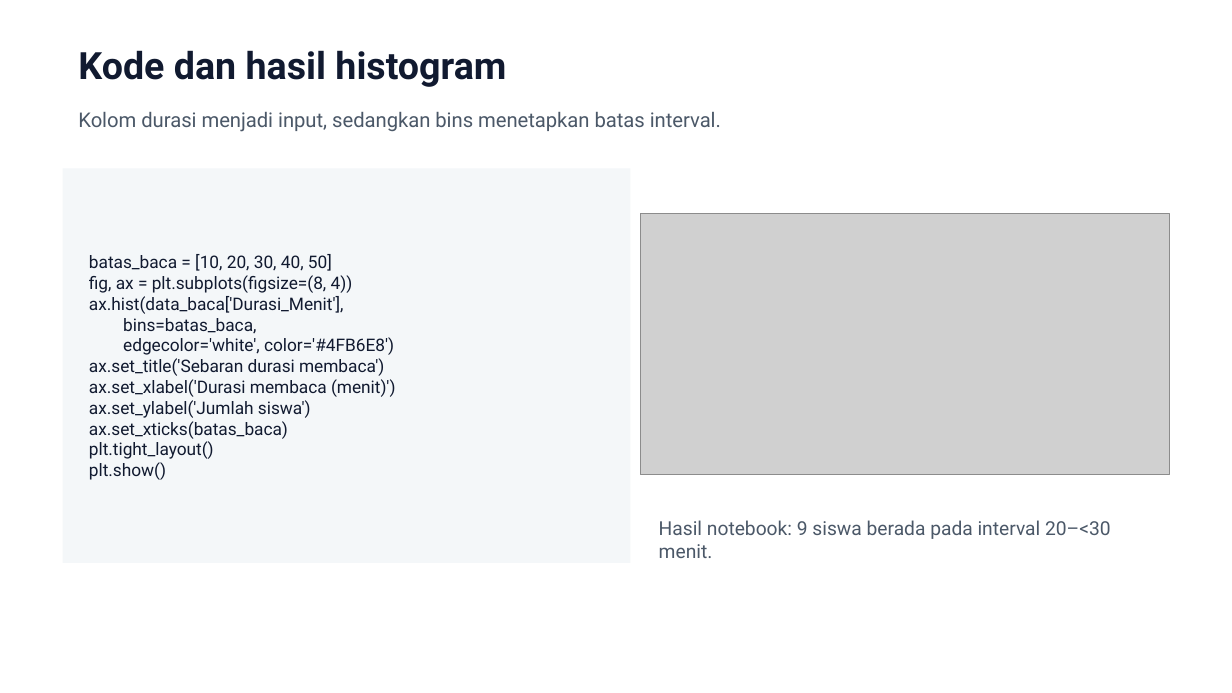
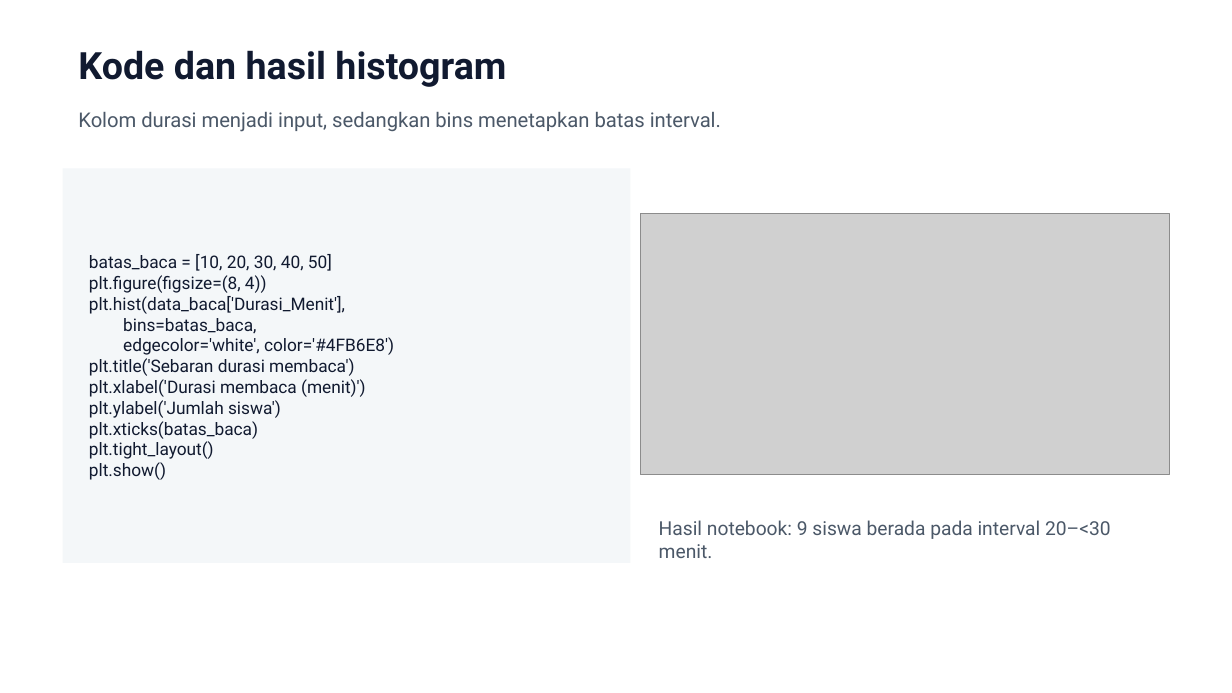
Before and after one commit to daf2a/course, a slide deck: slide 6 of level-03/04-histogram-dan-box-plot/slide/Histogram_dan_Box_Plot_final.pptx. Drawn at 1232x693 pixels with LibreOffice and Linux fonts; fonts in the diff are those of the drawing; grey boxes stand for pictures. Boxes give left, top, right and bottom in pixels: in the first picture for what was removed or moved away, otherwise in the second. Text is boxed around its words. In the diff, an @@ line names an element or a change of style, - is before the commit and + after.

```diff
--- a/level-03/04-histogram-dan-box-plot/slide/Histogram_dan_Box_Plot_final.pptx
+++ b/level-03/04-histogram-dan-box-plot/slide/Histogram_dan_Box_Plot_final.pptx
@@ text at (89, 275, 345, 314): text changed @@
-fig, ax = plt.subplots(figsize=(8, 4))
-ax.hist(data_baca['Durasi_Menit'],
+plt.figure(figsize=(8, 4))
+plt.hist(data_baca['Durasi_Menit'],
@@ text at (89, 358, 366, 439): text changed @@
-ax.set_title('Sebaran durasi membaca')
-ax.set_xlabel('Durasi membaca (menit)')
-ax.set_ylabel('Jumlah siswa')
-ax.set_xticks(batas_baca)
+plt.title('Sebaran durasi membaca')
+plt.xlabel('Durasi membaca (menit)')
+plt.ylabel('Jumlah siswa')
+plt.xticks(batas_baca)
```
Also in this commit, not shown: 2 other slides changed, 2 other files.
